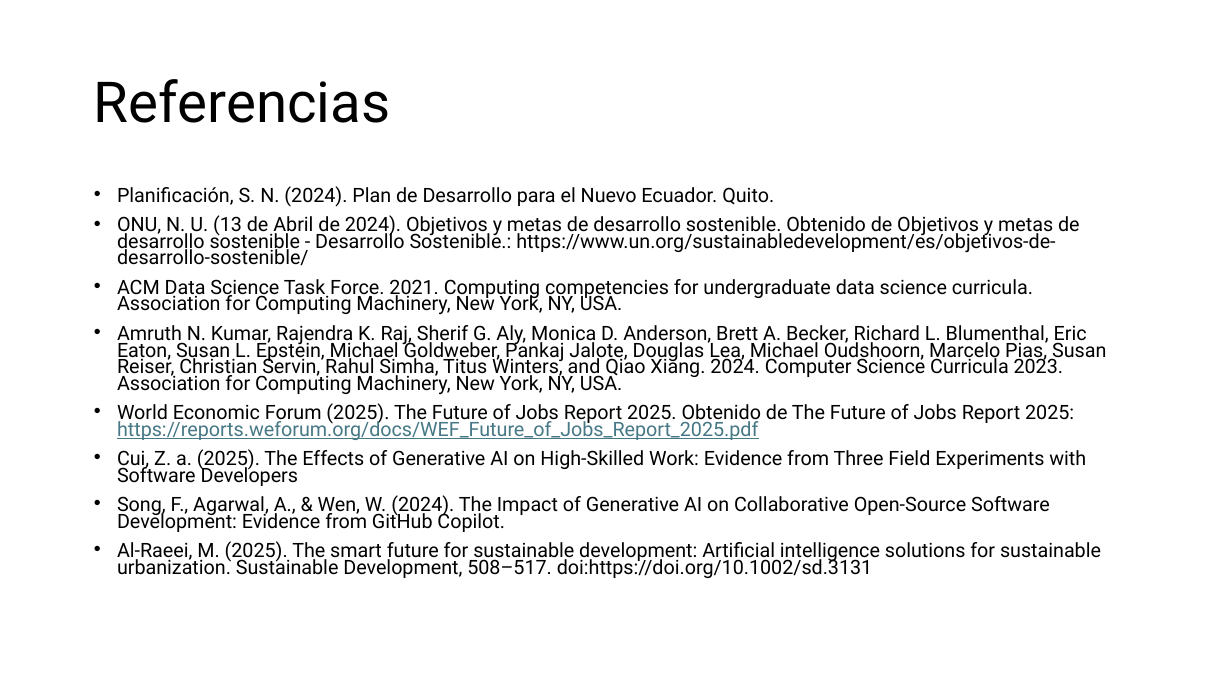
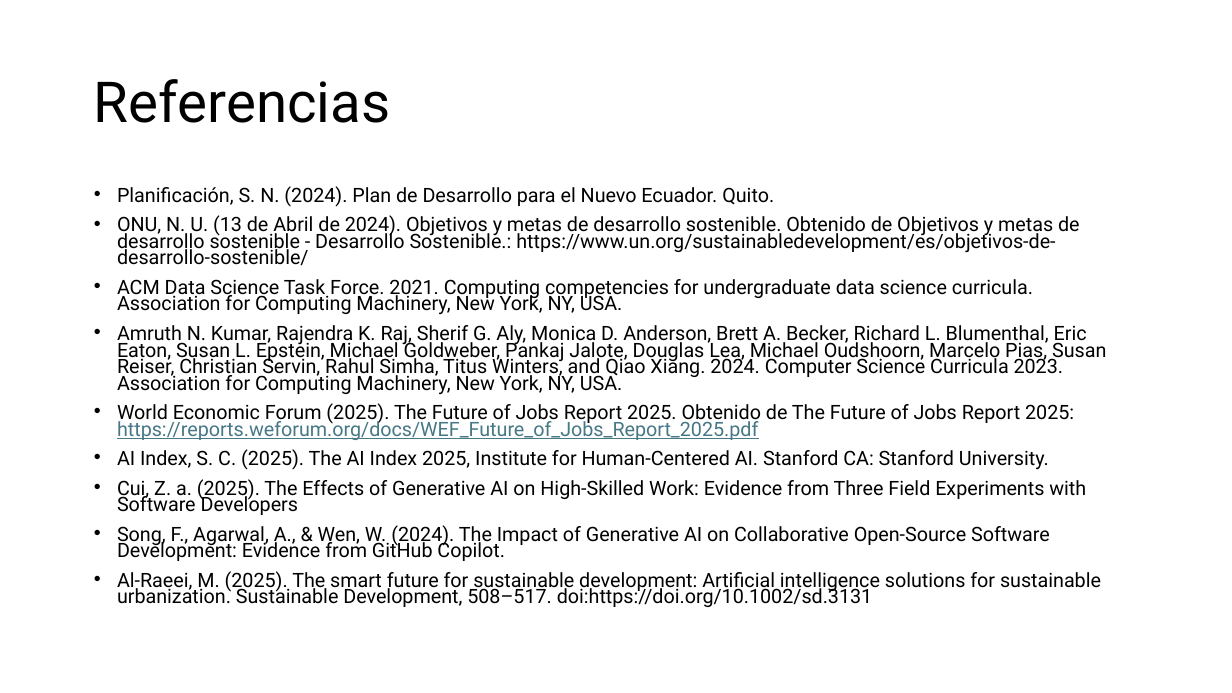
Before and after one commit to aavendan/cdia, a slide deck: slide 13 of 03 Presentación - CDIA.pptx (slide 11 before the commit). Drawn at 1232x693 pixels with LibreOffice and Linux fonts; fonts in the diff are those of the drawing. Boxes give left, top, right and bottom in pixels: in the first picture for what was removed or moved away, otherwise in the second. Text is boxed around its words. In the diff, an @@ line names an element or a change of style, - is before the commit and + after.

```diff
--- a/03 Presentación - CDIA.pptx
+++ b/03 Presentación - CDIA.pptx
@@ text at (x1=117, y1=449, x2=1049, y2=470): paragraph added @@
+• AI Index, S. C. (2025). The AI Index 2025, Institute for Human-Centered AI. Stanford CA: Stanford University.
```
Also in this commit, not shown: 9 other slides changed, 2 slides added.
